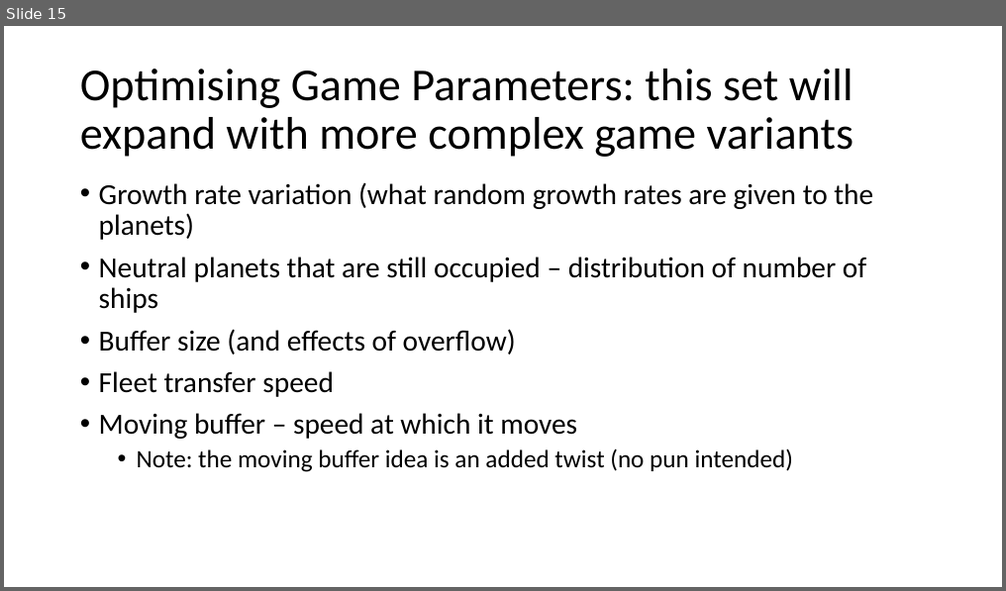
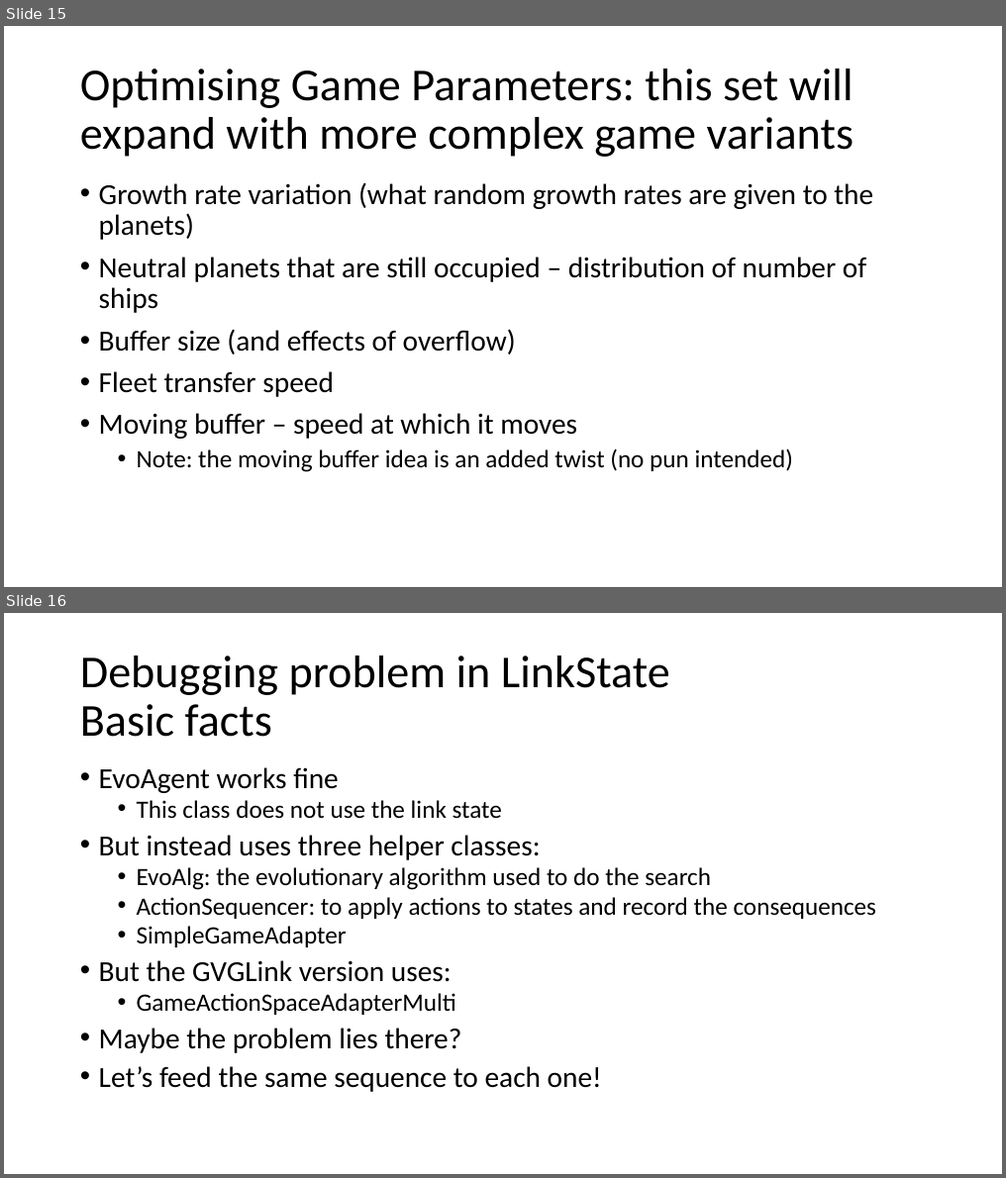
Before and after one commit to ljialin/SimpleAsteroids, a slide deck: doc/slides/Simple Planet Wars/Simple Planet Wars Overview.pptx. Shown one above the other, each under a label of ours: slide 15 before the commit, slides 15 and 16 after it. The pictures are 1006x591 and 1006x1178 pixels, drawn with LibreOffice and Linux fonts; fonts in the diff are those of the drawing. Boxes give left, top, right and bottom in pixels: in the first picture for what was removed or moved away, otherwise in the second. Text is boxed around its words. In the diff, an @@ line names an element or a change of style, - is before the commit and + after.

```diff
--- a/doc/slides/Simple Planet Wars/Simple Planet Wars Overview.pptx
+++ b/doc/slides/Simple Planet Wars/Simple Planet Wars Overview.pptx
@@ slide 16 added at (4,613,1002,1174), background #FFFFFF @@
@@ title added at (80,656,670,737), 44 pt, text #000000 @@
+Debugging problem in LinkState
+Basic facts
@@ text added at (99,767,877,1092), 24 pt, text #000000 @@
+• EvoAgent works fine
+  • This class does not use the link state
+• But instead uses three helper classes:
+  • EvoAlg: the evolutionary algorithm used to do the search
+  • ActionSequencer: to apply actions to states and record the consequences
+  • SimpleGameAdapter
+• But the GVGLink version uses:
+  • GameActionSpaceAdapterMulti
+• Maybe the problem lies there?
+• Let’s feed the same sequence to each one!
```
Also in this commit, not shown: 1 slide changed, 5 other files.
